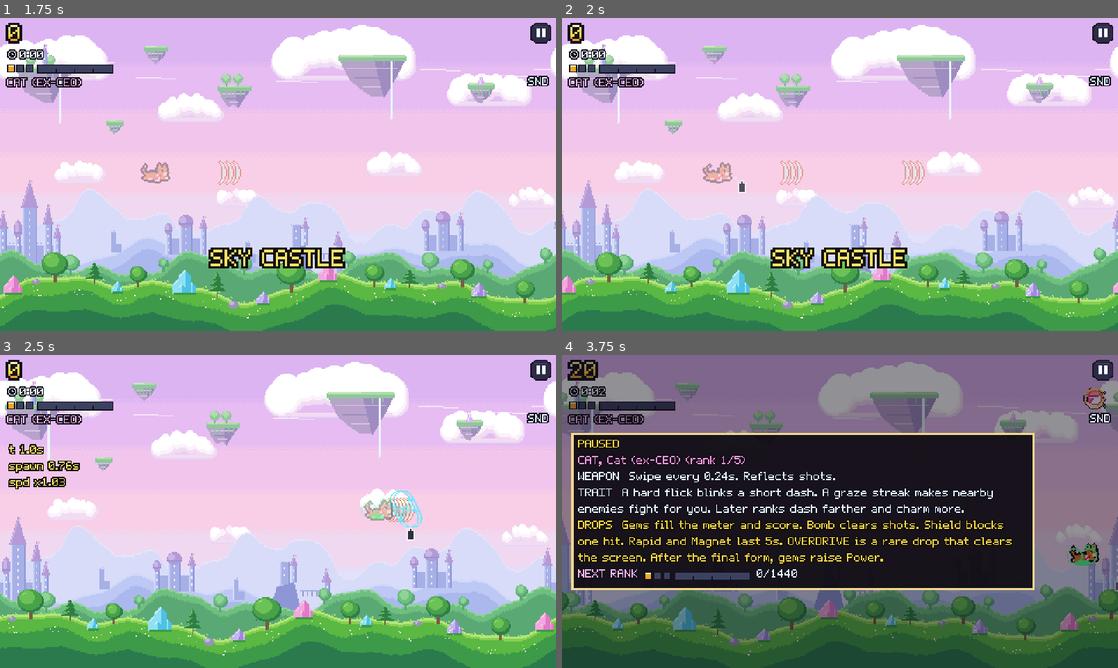
Above: before the commit, frames 1-4 (two rows, left to right).
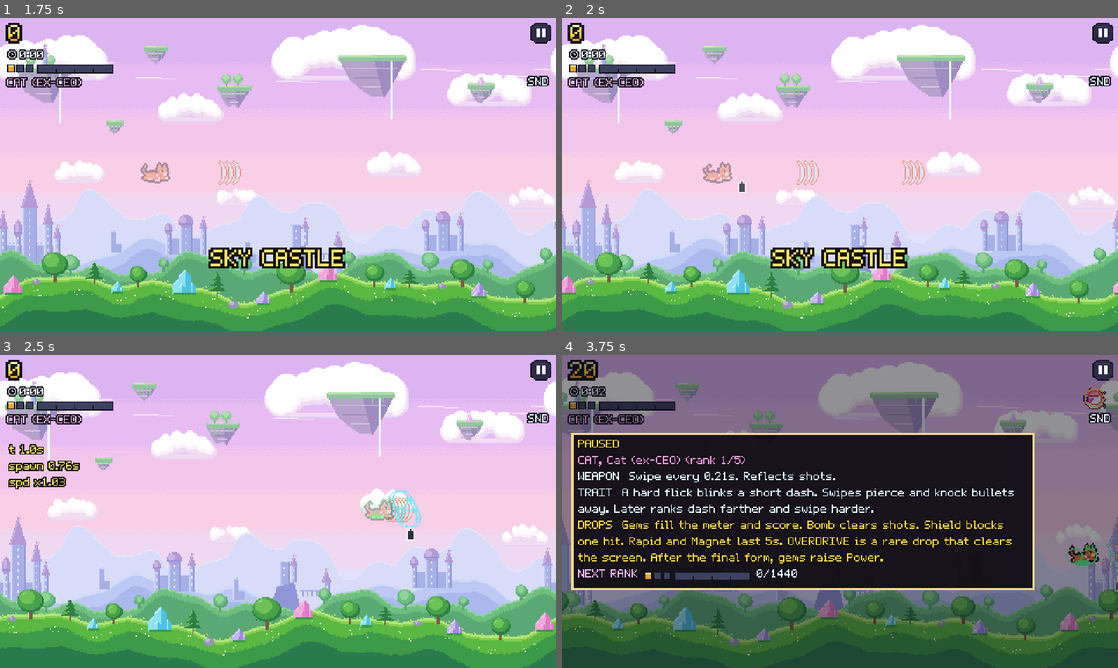
Above: after the commit, the same moments.

Repository: thongdo05/reincarnated-as-what
Game: Godot game, scene res://scenes/main.tscn
The game is run twice, just before and just after one commit, with the same random seed, the same clock (stepped at 60 frames per second) and the same inputs.
Inputs (mouse positions are in pixels of both pictures, inside the frame that each line leads up to):
- Up to frame 1 (1.75 s): click "SND" at 0.5 s; click "OFF" at 1.25 s
- Up to frame 2 (2 s): no input
- Up to frame 3 (2.5 s): tap Enter at 2 s; move the mouse to (400, 495) at 2.02 s; hold D from 2.03 s (still down); tap H at 2.1 s; click (400, 495) at 2.17 s
- Up to frame 4 (3.75 s): release D at 2.75 s; drag from (728, 527) to (812, 574) at 2.77 s; move the mouse to (895, 442) at 3.52 s; hold D from 3.53 s (still down); tap P at 3.6 s

Frame 1 is identical in both runs. In frame 2, 0.2% of the frame differs, in the area x 39-47%, y 45-54%; in frame 3, 0.3%; in frame 4, 1.1%, in the area x 2-100%, y 37-69%.

Commit message:
Remove the Cat charm and raise swipe rate and length. (#48)
The graze streak that turned nearby enemies into allies is gone. Damage stays an int, so the +15% is a shorter fire interval and swipe life is 1.10x. Dash, pierce, and bullet reflect are unchanged.

Co-authored-by: Cursor Agent <cursoragent@cursor.com>
Co-authored-by: thongdo05 <thongdo05@users.noreply.github.com>

Diff:
--- a/scripts/boss_actor.gd
+++ b/scripts/boss_actor.gd
@@ -253,8 +253,6 @@
 		fight_left -= delta
 		if fight_left <= 0.0:
 			_begin_flee()
-	if charmed > 0.0:
-		_halt_attacks()
 	enrage_flash = maxf(enrage_flash - delta, 0.0)
 	_release_telegraphs(fired, delta)
 	if is_inside_tree():
@@ -323,8 +321,6 @@
 		position.x = move_toward(position.x, hold_x, 80.0 * delta)
 
 func _fight(delta: float, player_pos: Vector2, player_vel: Vector2, run_time: float, fired: Array[Dictionary]) -> void:
-	if charmed > 0.0:
-		return
 	if boss_slug == "lich_king":
 		_summon_cd -= delta
 		if _summon_cd <= 0.0 and telegraphs.is_empty() and _row_left <= 0.0 and _rain_left <= 0.0 and _beam_mode == 0 and _spiral_left <= 0.0 and _hands_left <= 0.0 and shield_left <= 0.0:
@@ -758,9 +754,7 @@
 		})
 
 func _draw() -> void:
-	if charmed > 0.0:
-		modulate = Color(0.62, 1.0, 0.72)
-	elif boss_slug == "great_dragon" and dragon_phase() >= 3:
+	if boss_slug == "great_dragon" and dragon_phase() >= 3:
 		modulate = Color(1.0, 0.42, 0.32)
 	elif enraged:
 		modulate = Color(1.0, 0.46, 0.4)
--- a/scripts/combat_text.gd
+++ b/scripts/combat_text.gd
@@ -3,7 +3,7 @@
 
 var items: Array[Dictionary] = []
 
-const CALLOUTS: Array[String] = ["WINNER!", "OVERDRIVE", "BOMB", "TAKEOVER!"]
+const CALLOUTS: Array[String] = ["WINNER!", "OVERDRIVE", "BOMB"]
 
 ## One banner at a time. A new WINNER! / OVERDRIVE / POWER replaces the one
 ## on screen so the pops do not stack on the ship.
--- a/scripts/dragon_enemy.gd
+++ b/scripts/dragon_enemy.gd
@@ -256,7 +256,7 @@
 				_spend(1)
 				_hook(DragonPhase.HOOK_KOBOLD_ATTACK)
 		return
-	if suppress_fire or charmed > 0.0:
+	if suppress_fire:
 		return
 	_attack_wait -= delta
 	if _attack_wait > 0.0:
@@ -299,7 +299,7 @@
 	var chase := speed * DragonPhase.WHELP_CHASE * pace
 	position.y = move_toward(position.y, player_pos.y, chase * delta)
 	position.y = clampf(position.y, 28.0, field_size.y - 72.0)
-	if suppress_fire or charmed > 0.0 or not telegraphs.is_empty():
+	if suppress_fire or not telegraphs.is_empty():
 		return
 	_attack_wait -= delta
 	if _attack_wait > 0.0 or fire_room == 0:
@@ -348,7 +348,7 @@
 	position.x -= speed * pace * delta
 	position.y = origin_y + sin(age * 1.3 + phase) * DragonPhase.RIDER_STRAFE
 	position.y = clampf(position.y, 42.0, field_size.y - 78.0)
-	if suppress_fire or charmed > 0.0 or not telegraphs.is_empty():
+	if suppress_fire or not telegraphs.is_empty():
 		return
 	_attack_wait -= delta
 	if _attack_wait > 0.0:
@@ -367,7 +367,7 @@
 		_hook(DragonPhase.HOOK_RIDER_ATTACK)
 
 func _tick_cultist(delta: float) -> void:
-	if suppress_fire or charmed > 0.0:
+	if suppress_fire:
 		_release_ward()
 		return
 	if not _ward_ok():
@@ -419,7 +419,7 @@
 func _tick_elder(delta: float, pace: float, player_pos: Vector2, fired: Array[Dictionary]) -> void:
 	if _breath_left <= 0.0 and not _breathing:
 		_tick_walker(delta, pace)
-	if suppress_fire or charmed > 0.0:
+	if suppress_fire:
 		_breath_left = 0.0
 		_breathing = false
 		return
@@ -571,9 +571,7 @@
 		host.play_sfx_hook(cue)
 
 func _draw() -> void:
-	if charmed > 0.0:
-		modulate = Color(0.62, 1.0, 0.72)
-	elif _intangible:
+	if _intangible:
 		modulate = Color(1, 1, 1, 0.45)
 	else:
 		modulate = Color.WHITE
--- a/scripts/enemy_actor.gd
+++ b/scripts/enemy_actor.gd
@@ -29,9 +29,6 @@
 var speed_scale := 1.0
 var move_velocity := Vector2.ZERO
 var hold_fire := false
-## Seconds left fighting for the Cat. Body and shots ignore the player.
-var charmed := 0.0
-var charm_cd := 0.0
 ## Shots promised by a telegraph. Each entry is left, velocity, offset, sprite.
 var telegraphs: Array[Dictionary] = []
 ## How many new aimed shots this enemy may still start. -1 means unlimited.
@@ -203,7 +200,7 @@
 		_pattern_fire(fired, delta, player_pos, player_vel, run_time, 1.25, muzzle, "arrow.png")
 
 func _pattern_fire(fired: Array[Dictionary], delta: float, player_pos: Vector2, player_vel: Vector2, run_time: float, interval: float, offset: Vector2, sprite: String) -> void:
-	if hold_fire or charmed > 0.0:
+	if hold_fire:
 		return
 	if fire_room == 0:
 		return
@@ -285,10 +282,7 @@
 	_draw_telegraphs()
 	var file := SpawnDirector.sprite_for(kind)
 	# Enemies and hazards are drawn facing the way the files face. Do not flip.
-	if charmed > 0.0:
-		modulate = Color(0.62, 1.0, 0.72)
-	else:
-		modulate = Color.WHITE
+	modulate = Color.WHITE
 	ArtLibrary.draw_loop(self, file, age)
 	if HitLibrary.show:
 		HitLibrary.draw(self, file, "body", Color(1.0, 0.86, 0.2, 0.95))
--- a/scripts/form_catalog.gd
+++ b/scripts/form_catalog.gd
@@ -49,11 +49,6 @@
 const CAT_BLINK_CD := 0.14
 ## A few frames where the dash body cannot be hit.
 const CAT_BLINK_GUARD := 0.10
-const CAT_GRAZE_NEED := 3
-const CAT_GRAZE_WINDOW := 1.6
-const CAT_CHARM_TIME := 1.55
-const CAT_CHARM_RADIUS := 92.0
-const CAT_CHARM_MAX := 2
 
 ## Every Goblin balance number. Rank arrays are rank 1 through rank 5.
 ## Movement, stones, and loot all read this table.
@@ -102,18 +97,17 @@
 }
 
 ## The swipe is short. Reflecting bullets is the defense, not a long stream.
-## Later ranks dash farther, graze into a charm sooner, and swipe harder.
+## Swipes pierce. Later ranks dash farther and swipe harder.
+## Damage stays the int list, so the +15% is fire_interval times 1/1.15.
+## Swipe life is 1.10x. Dash distance, dash guard, pierce, and reflect are unchanged.
 const CAT := {
-	"fire_interval": [0.24, 0.20, 0.17, 0.145, 0.12],
+	"fire_interval": [0.24 / 1.15, 0.20 / 1.15, 0.17 / 1.15, 0.145 / 1.15, 0.12 / 1.15],
 	"shot_speed": 420.0,
-	"life": [0.58, 0.60, 0.64, 0.70, 0.78],
+	"life": [0.58 * 1.10, 0.60 * 1.10, 0.64 * 1.10, 0.70 * 1.10, 0.78 * 1.10],
 	"damage": [1, 1, 2, 2, 3],
 	"pierce": 2,
 	"blink_dist": [34.0, 38.0, 44.0, 52.0, 62.0],
 	"blink_guard": [0.10, 0.10, 0.11, 0.13, 0.15],
-	"graze_need": [3, 3, 3, 2, 2],
-	"charm_max": [2, 2, 2, 3, 4],
-	"charm_radius": [92.0, 100.0, 110.0, 124.0, 140.0],
 }
 
 ## Drawn and hurt at this fraction of the source art. The hurt circles are the
@@ -189,7 +183,7 @@
 		"used": "",
 	},
 	Id.CAT: {
-		"trait": "A hard flick blinks a short dash. A graze streak makes nearby enemies fight for you. Later ranks dash farther and charm more.",
+		"trait": "A hard flick blinks a short dash. Swipes pierce and knock bullets away. Later ranks dash farther and swipe harder.",
 		"ready": "",
 		"used": "",
 	},
@@ -248,18 +242,6 @@
 	var values: Array = CAT["blink_guard"]
 	var guard := float(values[clampi(rank_index, 0, values.size() - 1)]) + float(maxi(power_level, 0)) * 0.008
 	return minf(guard, 0.2)
-
-static func cat_graze_need(rank_index: int) -> int:
-	var values: Array = CAT["graze_need"]
-	return int(values[clampi(rank_index, 0, values.size() - 1)])
-
-static func cat_charm_max(rank_index: int) -> int:
-	var values: Array = CAT["charm_max"]
-	return int(values[clampi(rank_index, 0, values.size() - 1)])
-
-static func cat_charm_radius(rank_index: int) -> float:
-	var values: Array = CAT["charm_radius"]
-	return float(values[clampi(rank_index, 0, values.size() - 1)])
 
 static func cat_life(rank_index: int) -> float:
 	var values: Array = CAT["life"]
--- a/scripts/game.gd
+++ b/scripts/game.gd
@@ -56,8 +56,6 @@
 var _overdrive_lock := 0.0
 var winner := 0
 var winner_pops := 0
-var _graze_streak := 0
-var _graze_left := 0.0
 var _winner_busy := false
 var rapid_left := 0.0
 var magnet_left := 0.0
@@ -943,7 +941,6 @@
 			play_sfx_hook(str(bye.get("cue", "")))
 		if shot_room >= 0:
 			shot_room = enemy.fire_room
-	_tick_charm(delta)
 	_guide_orbs(delta)
 	for shot in _shots:
 		shot.tick(delta)
@@ -1143,7 +1140,7 @@
 	var player_file := _player.sprite_name()
 	var player_scale := _player_scale()
 	for enemy in _enemies:
-		if not enemy.alive or enemy.charmed > 0.0 or not enemy.threatens_player():
+		if not enemy.alive or not enemy.threatens_player():
 			continue
 		var enemy_file := enemy.sprite_file()
 		# Every hurt part, not the movement bounds radius.
@@ -1209,8 +1206,6 @@
 	hazard.grazed = true
 	var grazed := ScoreRules.graze_points(rank_index)
 	score += grazed
-	if form_id == FormCatalog.Id.CAT:
-		_note_cat_graze()
 
 func _hurt_player(killer: String) -> void:
 	if CaptureMode.ignore_hit(self, killer):
@@ -1525,84 +1520,10 @@
 				_spawn_fx("death_puff.png", enemy.position, 0.22, 0.35, 1.1)
 	_winner_busy = false
 
-func _note_cat_graze() -> void:
-	_graze_left = FormCatalog.CAT_GRAZE_WINDOW
-	_graze_streak += 1
-	if _graze_streak < FormCatalog.cat_graze_need(rank_index):
-		return
-	_graze_streak = 0
-	_charm_nearby()
-
-func _charm_nearby() -> void:
-	var ranked: Array[EnemyActor] = []
-	for enemy in _enemies:
-		if not enemy.alive or enemy.charmed > 0.0:
-			continue
-		if enemy.is_boss() or enemy.kind == SpawnDirector.ANVIL or enemy.kind == SpawnDirector.PIANO:
-			continue
-		if enemy.position.distance_to(_player.position) > FormCatalog.cat_charm_radius(rank_index):
-			continue
-		ranked.append(enemy)
-	ranked.sort_custom(func(a: EnemyActor, b: EnemyActor) -> bool:
-		return a.position.distance_squared_to(_player.position) < b.position.distance_squared_to(_player.position)
-	)
-	var turned := 0
-	for enemy in ranked:
-		enemy.charmed = FormCatalog.CAT_CHARM_TIME
-		enemy.charm_cd = 0.12
-		turned += 1
-		if turned >= FormCatalog.cat_charm_max(rank_index):
-			break
-	if turned > 0 and _combat != null:
-		_combat.push("TAKEOVER!", _player.position + Vector2(-36, -26), Color("ff9ad8"), 0.4)
-
-func _tick_charm(delta: float) -> void:
-	if _graze_left > 0.0:
-		_graze_left = maxf(_graze_left - delta, 0.0)
-		if _graze_left <= 0.0:
-			_graze_streak = 0
-	if form_id != FormCatalog.Id.CAT:
-		return
-	for enemy in _enemies:
-		if not is_instance_valid(enemy) or enemy.charmed <= 0.0:
-			continue
-		enemy.charmed = maxf(enemy.charmed - delta, 0.0)
-		if enemy.charmed <= 0.0:
-			enemy.modulate = Color.WHITE
-			continue
-		enemy.charm_cd -= delta
-		if enemy.charm_cd > 0.0:
-			continue
-		var foe: EnemyActor = null
-		var best := 999999.0
-		for other in _enemies:
-			if other == enemy or not other.alive or other.charmed > 0.0:
-				continue
-			if other.kind == SpawnDirector.ANVIL or other.kind == SpawnDirector.PIANO:
-				continue
-			var dist := enemy.position.distance_squared_to(other.position)
-			if dist < best:
-				best = dist
-				foe = other
-		if foe == null:
-			continue
-		var aim := foe.position - enemy.position
-		if aim.length() < 1.0:
-			continue
-		enemy.charm_cd = 0.55
-		_spawn_shot({
-			"position": enemy.position,
-			"velocity": aim.normalized() * 240.0,
-			"sprite": "reflected_bullet.png",
-			"damage": 1,
-			"radius": HitLibrary.bounds_radius("reflected_bullet.png", "body"),
-			"color": Color("8ecbff"),
-		}, true)
-
 func _guide_orbs(delta: float) -> void:
 	var foes: Array[EnemyActor] = []
 	for enemy in _enemies:
-		if enemy.alive and enemy.charmed <= 0.0:
+		if enemy.alive:
 			foes.append(enemy)
 	if foes.is_empty():
 		return
@@ -2826,8 +2747,6 @@
 	overdrive_spawned = 0
 	_overdrive_lock = 0.0
 	winner = 0
-	_graze_streak = 0
-	_graze_left = 0.0
 	_winner_busy = false
 	rapid_left = 0.0
 	magnet_left = 0.0
--- a/tests/smoke.gd
+++ b/tests/smoke.gd
@@ -212,8 +212,8 @@
 	if FormCatalog.trait_line(FormCatalog.Id.VENDING, true).find("WINNER!") < 0:
 		push_error("vending trait should name the WINNER meter")
 		failed += 1
-	if FormCatalog.trait_line(FormCatalog.Id.CAT, true).find("graze") < 0 or FormCatalog.weapon_line(FormCatalog.Id.CAT, 0).find("Reflects") < 0:
-		push_error("cat card should describe the blink trait and the reflecting swipe")
+	if FormCatalog.trait_line(FormCatalog.Id.CAT, true) != "A hard flick blinks a short dash. Swipes pierce and knock bullets away. Later ranks dash farther and swipe harder." or FormCatalog.weapon_line(FormCatalog.Id.CAT, 0).find("Reflects") < 0:
+		push_error("cat card should describe the blink dash, the piercing swipe, and the reflect")
 		failed += 1
 	if FormCatalog.trait_line(FormCatalog.Id.DEMON, true).find("enemies") < 0:
 		push_error("demon trait should scale with enemies on screen")
@@ -2372,8 +2372,8 @@
 			push_error("vending pause card should describe the cans and the WINNER meter")
 			failed += 1
 	elif int(game.form_id) == FormCatalog.Id.CAT:
-		if card.trait_text().find("graze") < 0 or card.weapon_text().find("Reflects") < 0:
-			push_error("cat pause card should describe the swipe and the graze trait")
+		if card.trait_text().find("Swipes pierce and knock bullets away.") < 0 or card.weapon_text().find("Reflects") < 0:
+			push_error("cat pause card should describe the piercing swipe and the reflect")
 			failed += 1
 	elif int(game.form_id) == FormCatalog.Id.DEMON:
 		if card.trait_text().find("enemies") < 0 or card.weapon_text().find("Homing") < 0:
